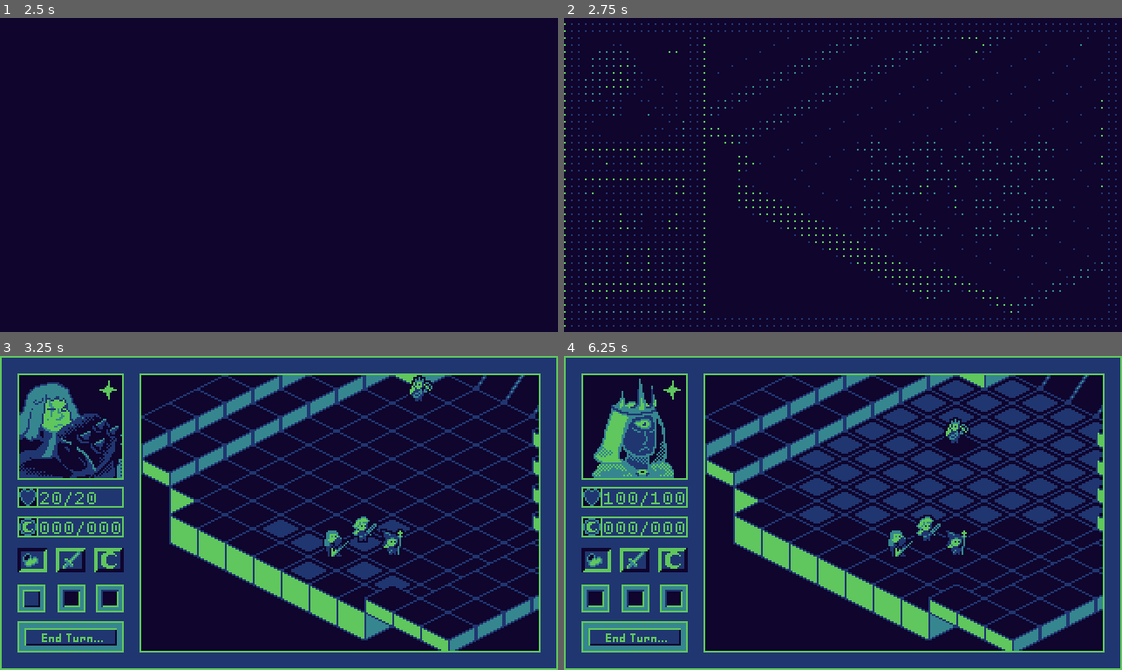
Above: before the commit, frames 1-4 (two rows, left to right).
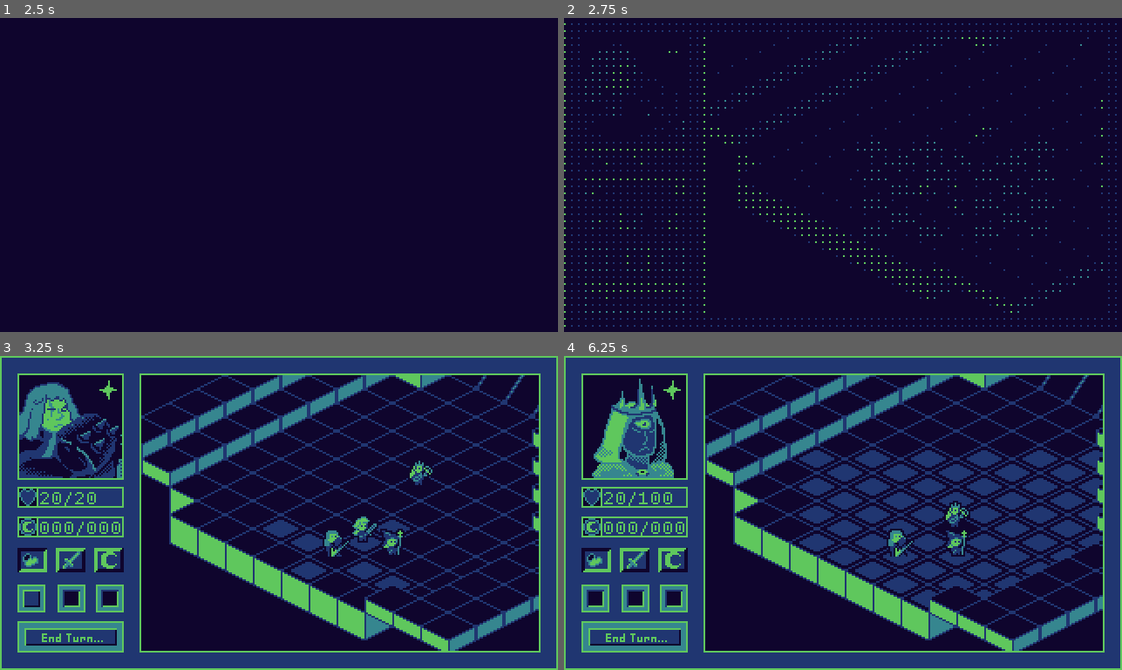
Above: after the commit, the same moments.

Repository: NoahLPoteat/CapstoneProject
Game: Godot game, scene res://src/gameplay/prototypes/game_prototype.tscn
Two runs of this game, one before a commit and one after it. Both use one fixed random seed, a clock stepped at 60 frames per second and the inputs below.
Inputs (mouse positions are in pixels of both pictures, inside the frame that each line leads up to):
- Up to frame 1 (2.5 s): tap Enter at 0.5 s; move the mouse to (145, 115) at 0.52 s; click (145, 115) at 0.67 s; move the mouse to (167, 190) at 1.27 s; click (167, 190) at 1.42 s; tap Space (debug_turn_skip) at 2 s; move the mouse to (334, 105) at 2.02 s; click (334, 105) at 2.17 s
- Up to frame 2 (2.75 s): no input
- Up to frame 3 (3.25 s): move the mouse to (33, 560) at 2.77 s; click (33, 560) at 2.92 s
- Up to frame 4 (6.25 s): tap Enter at 3.5 s; move the mouse to (636, 560) at 3.52 s; click (636, 560) at 3.67 s; move the mouse to (675, 560) at 4.27 s; click (675, 560) at 4.42 s; move the mouse to (636, 635) at 5.02 s; click (636, 635) at 5.17 s; move the mouse to (759, 434) at 5.77 s; click (759, 434) at 5.92 s

Frame 1 is identical in both runs. In frame 2, less than 0.1% of the frame differs, in the area x 72-78%, y 6-45%; in frame 3, 0.3%; in frame 4, 8.3%, in the area x 7-97%, y 7-80%.

Commit message:
winloss done

Diff:
--- a/Project/src/gameplay/prototypes/battle_map_controller.tscn
+++ b/Project/src/gameplay/prototypes/battle_map_controller.tscn
@@ -72,7 +72,8 @@
 [node name="Unit" parent="MapContainer/Map/EnemyUnits" instance=ExtResource("5_ekq22")]
 position = Vector2(46, -22)
 portrait_texture = SubResource("AtlasTexture_ekq22")
-starting_pos = Vector2i(5, -4)
+starting_pos = Vector2i(8, -1)
+health = 20
 mana = 75
 mana_recovery = 15
 movement_left = 4
@@ -87,7 +88,7 @@
 position = Vector2(-32, -20)
 portrait_texture = SubResource("AtlasTexture_chmxg")
 is_ally = true
-health = 80
+health = 1
 max_health = 125
 strike = SubResource("Resource_chmxg")
 
@@ -99,7 +100,7 @@
 portrait_texture = SubResource("AtlasTexture_lpman")
 is_ally = true
 starting_pos = Vector2i(10, 2)
-health = 80
+health = 1
 movement_left = 4
 strike = SubResource("Resource_063d6")
 
--- a/Project/src/gameplay/prototypes/battle_screen_controller.gd
+++ b/Project/src/gameplay/prototypes/battle_screen_controller.gd
@@ -1,5 +1,6 @@
 class_name BattleScreen extends Control
 signal turn_changed(new_active_unit: UnitBase)
+signal game_over(game_won: bool, battle_map: BattleMapNode)
 
 @onready var battle_map_controller: BattleMapControl = $SubViewportContainer/SubViewport/BattleMapController
 @onready var overlay_node: Control = $BattleGUI
@@ -389,13 +390,33 @@
 func unit_death(unit: UnitBase):
 	check_win_loss()
 
-## two options
-#	either return 2 bools, 1 for whether the game is over
-#	another for if won
-#OR
-# just keep the logic in function and return when called elsewhere
 func check_win_loss():
-	pass
+	var gt1_ally_alive: bool = false
+	var gt1_enemy_alive: bool = false
+	for unit in turn_order:
+		if unit.is_ally:
+			if not unit.unit_dead:
+				gt1_ally_alive = true
+		else:
+			if not unit.unit_dead:
+				gt1_enemy_alive = true
+
+	if gt1_ally_alive and gt1_enemy_alive:
+		return
+
+	var current_map: BattleMapNode = battle_map_controller.battle_map
+
+	if not gt1_ally_alive and gt1_enemy_alive:
+		print("LOSELOSELOSE")
+		game_over.emit(false, current_map)
+
+	if gt1_ally_alive and not gt1_enemy_alive:
+		game_over.emit(true, current_map)
+		print("WONWONWON")
+
+	if not gt1_ally_alive and not gt1_enemy_alive:
+		print("very broken, plz fix (check_win_loss() bsc.gd)")
+		return
 
 func _on_active_unit_button_ctr_button_pressed(choice: UnitButton.BUTTON_CHOICE) -> void:
 	match choice:
--- a/Project/src/gameplay/prototypes/game.gd
+++ b/Project/src/gameplay/prototypes/game.gd
@@ -27,3 +27,16 @@
 	##battle_screen_control.start_battle()
 
 	##var node = battlemap.instant
+
+
+##called when the battle is over and user presses continue on the battle screen
+##	(for now its instant)
+func _on_battle_screen_controller_game_over(game_won: bool, battle_map: BattleMapNode) -> void:
+	##begin transition away from battle
+	## battle.vis = false
+	##	battle.unload_map
+	## worldMap.vis = true
+	## if won -> worldmap.progress map
+
+
+	pass
--- a/Project/src/gameplay/prototypes/game_prototype.tscn
+++ b/Project/src/gameplay/prototypes/game_prototype.tscn
@@ -505,6 +505,7 @@
 grow_vertical = 2
 texture = SubResource("GradientTexture2D_wyd14")
 
+[connection signal="game_over" from="Game/BattleScreenController" to="Game" method="_on_battle_screen_controller_game_over"]
 [connection signal="update_gui" from="Game/BattleScreenController/SubViewportContainer/SubViewport/BattleMapController" to="Game/BattleScreenController" method="update_gui"]
 [connection signal="button_pressed" from="Game/BattleScreenController/BattleGUI/ActiveUnitButtonCtr" to="Game/BattleScreenController" method="_on_active_unit_button_ctr_button_pressed"]
 [connection signal="input_event" from="Game/BattleScreenController/BattleGUI/ActiveUnitButtonCtr/MovButDetec" to="Game/BattleScreenController/BattleGUI/ActiveUnitButtonCtr" method="_on_mov_but_detec_input_event"]
--- a/Project/src/gameplay/units/unit.gd
+++ b/Project/src/gameplay/units/unit.gd
@@ -122,3 +122,4 @@
 	death_anim.stop()
 	death_anim.frame = 0
 	grave.visible = true
+	unit_died.emit()
Not shown, changed: CapstoneObsidian/To-do Kanban.md
